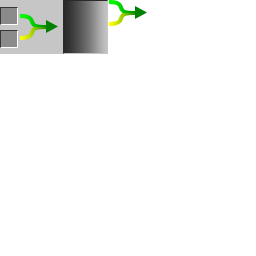
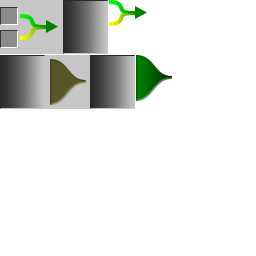
Layer changes from the first 256px x 256px image to the second:
added group "pc" with 5 layers above "sbs" over (x1=0, y1=55, x2=172, y2=109)
added layer "Layer 6 copy 2" in group "pc" over (x1=0, y1=55, x2=45, y2=109)
added layer "Layer 6 copy" in group "pc" over (x1=90, y1=55, x2=135, y2=109)
added layer "Shape 1 copy" in group "pc" over (x1=136, y1=55, x2=172, y2=101)
added layer "Shape 1" in group "pc" over (x1=50, y1=59, x2=86, y2=105)
added layer "Layer 1 copy" in group "pc" over (x1=0, y1=55, x2=135, y2=109)
